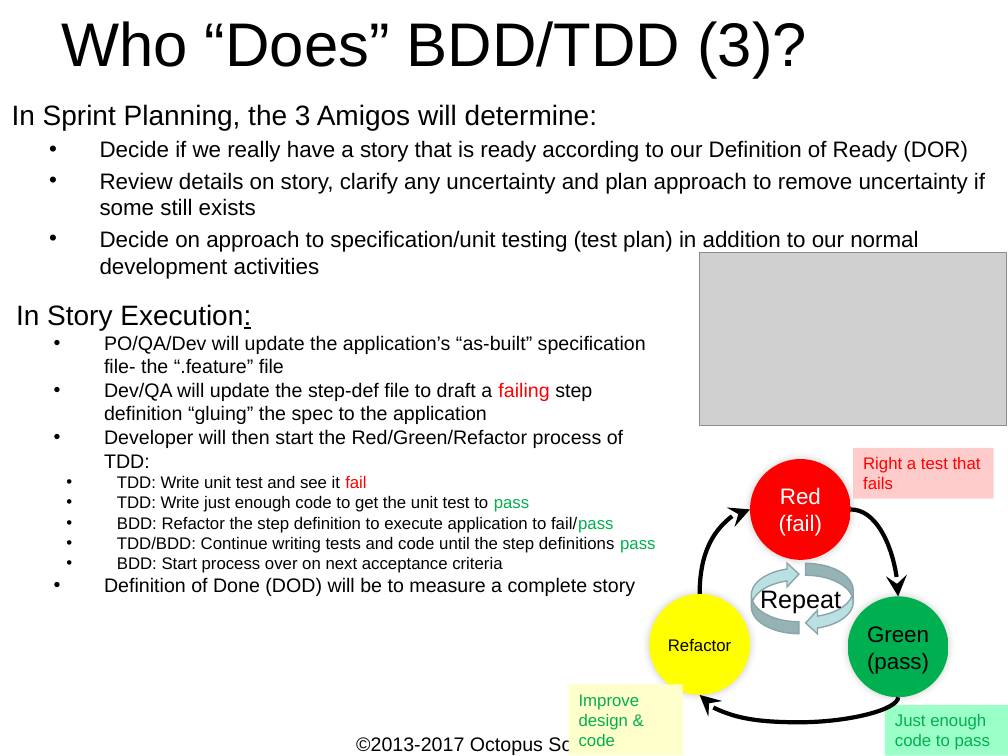
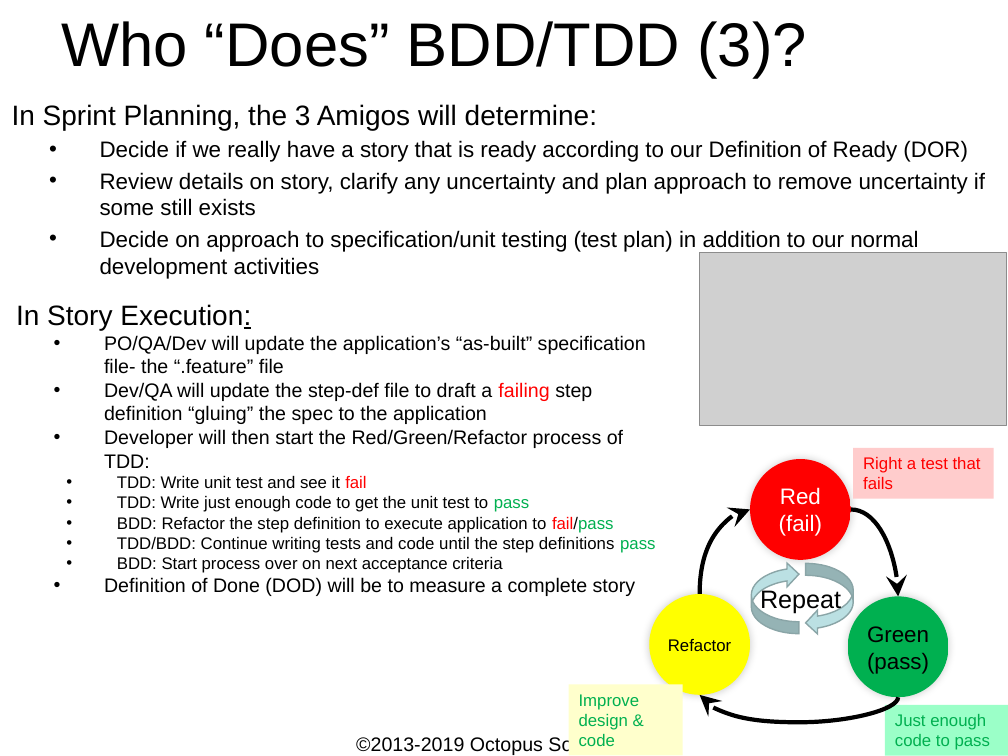
Before and after one commit to ShaneOctopus/RomanConversionStarting, a slide deck: slide 11 of workingFiles/TDD and BDD.pptx. Drawn at 1008x756 pixels with LibreOffice and Linux fonts; fonts in the diff are those of the drawing; grey boxes stand for pictures; background and template pictures are left out. Boxes give left, top, right and bottom in pixels: in the first picture for what was removed or moved away, otherwise in the second. Text is boxed around its words. In the diff, an @@ line names an element or a change of style, - is before the commit and + after.

```diff
--- a/workingFiles/TDD and BDD.pptx
+++ b/workingFiles/TDD and BDD.pptx
@@ text at (117, 517, 614, 533): text colour #000000 to #FF0000 in "fail/pass" @@
@@ text at (356, 736, 625, 756): text changed @@
-©2013-2017 Octopus Software LLC
+©2013-2019 Octopus Software LLC
```
Also in this commit, not shown: 22 other slides changed, 1 other file.
